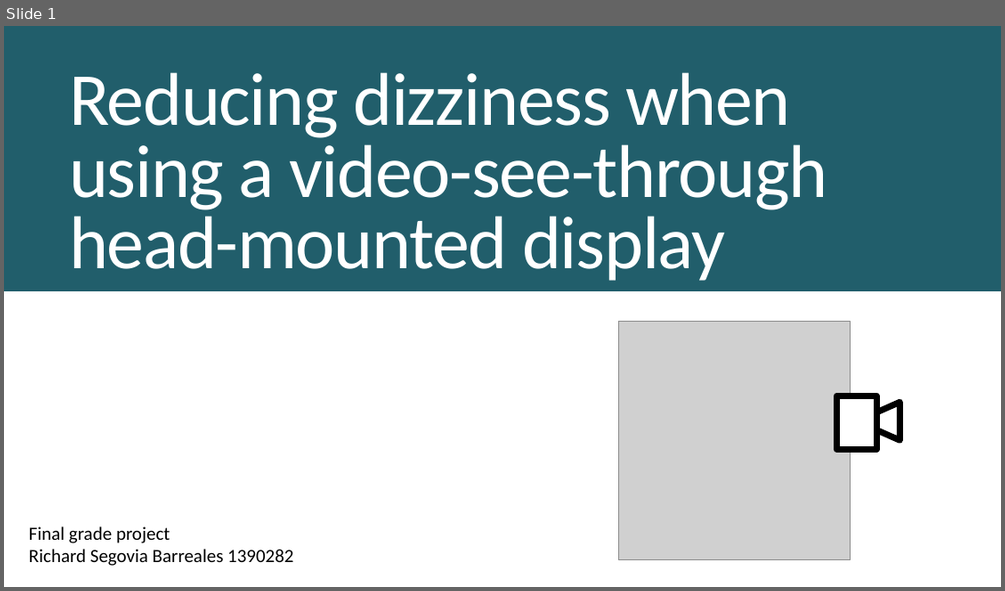
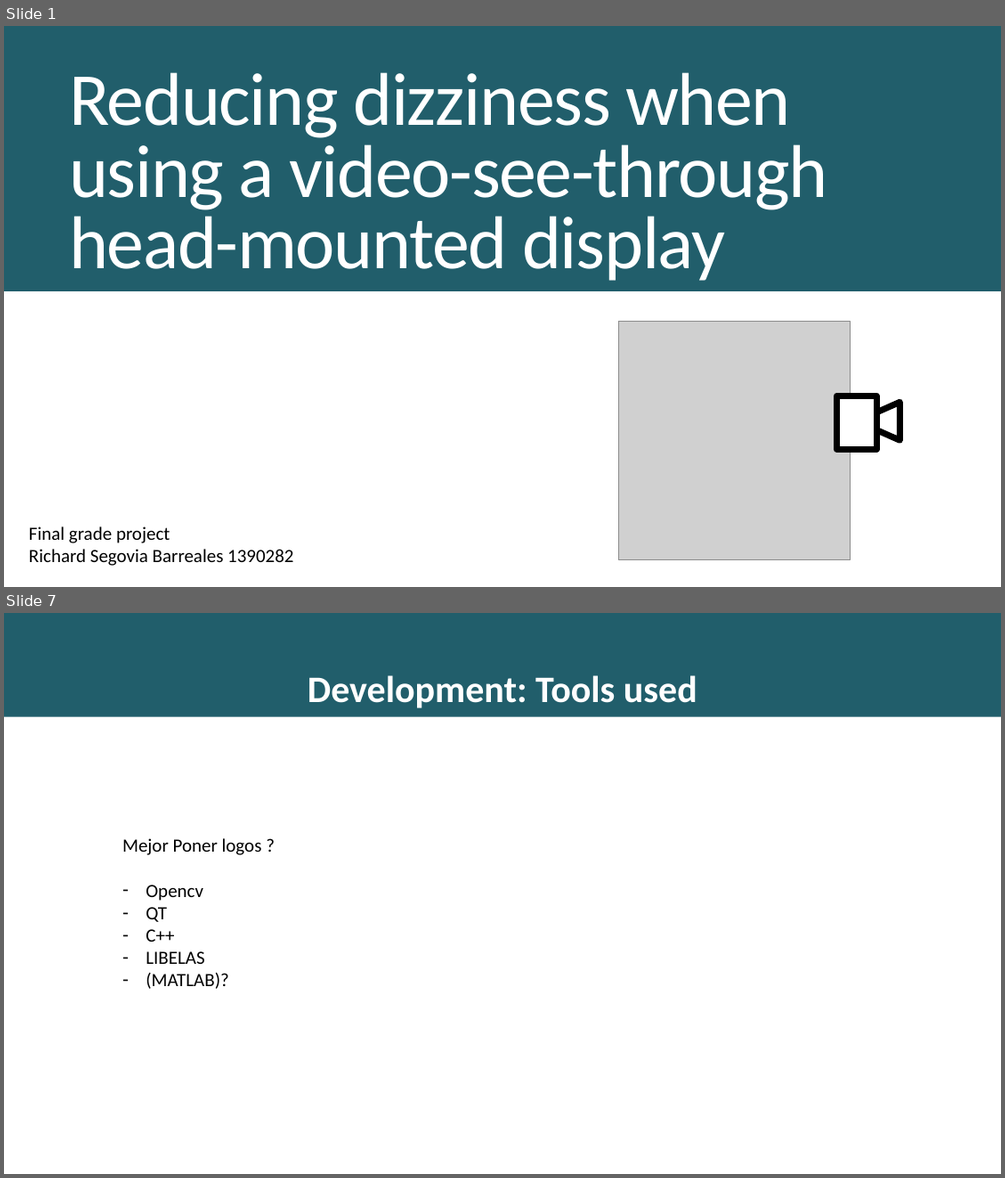
Before and after one commit to richardseba/TFG-Docs, a slide deck: Entregables/Presentacion.pptx. Shown one above the other, each under a label of ours: slide 1 before the commit, slides 1 and 7 after it; the slides between them are not shown. The pictures are 1005x591 and 1005x1178 pixels, drawn with LibreOffice and Linux fonts; fonts in the diff are those of the drawing; grey boxes stand for pictures. Boxes give left, top, right and bottom in pixels: in the first picture for what was removed or moved away, otherwise in the second. Text is boxed around its words. In the diff, an @@ line names an element or a change of style, - is before the commit and + after.

```diff
--- a/Entregables/Presentacion.pptx
+++ b/Entregables/Presentacion.pptx
@@ slide 7 added at box(4, 613, 1001, 1174), background #215E6B @@
@@ subtitle added at box(307, 675, 697, 708), 36 pt, text #FFFFFF, bold @@
+Development: Tools used
@@ rectangle added at box(4, 717, 1001, 1174), fill #FFFFFF @@
@@ text added at box(122, 838, 262, 989), 18 pt, text #000000 @@
+Mejor Poner logos ?
+– Opencv
+– QT
+– C++
+– LIBELAS
+– (MATLAB)?
```
Also in this commit, not shown: 8 slides changed, 11 other slides added, 3 slides removed, 9 other files.
